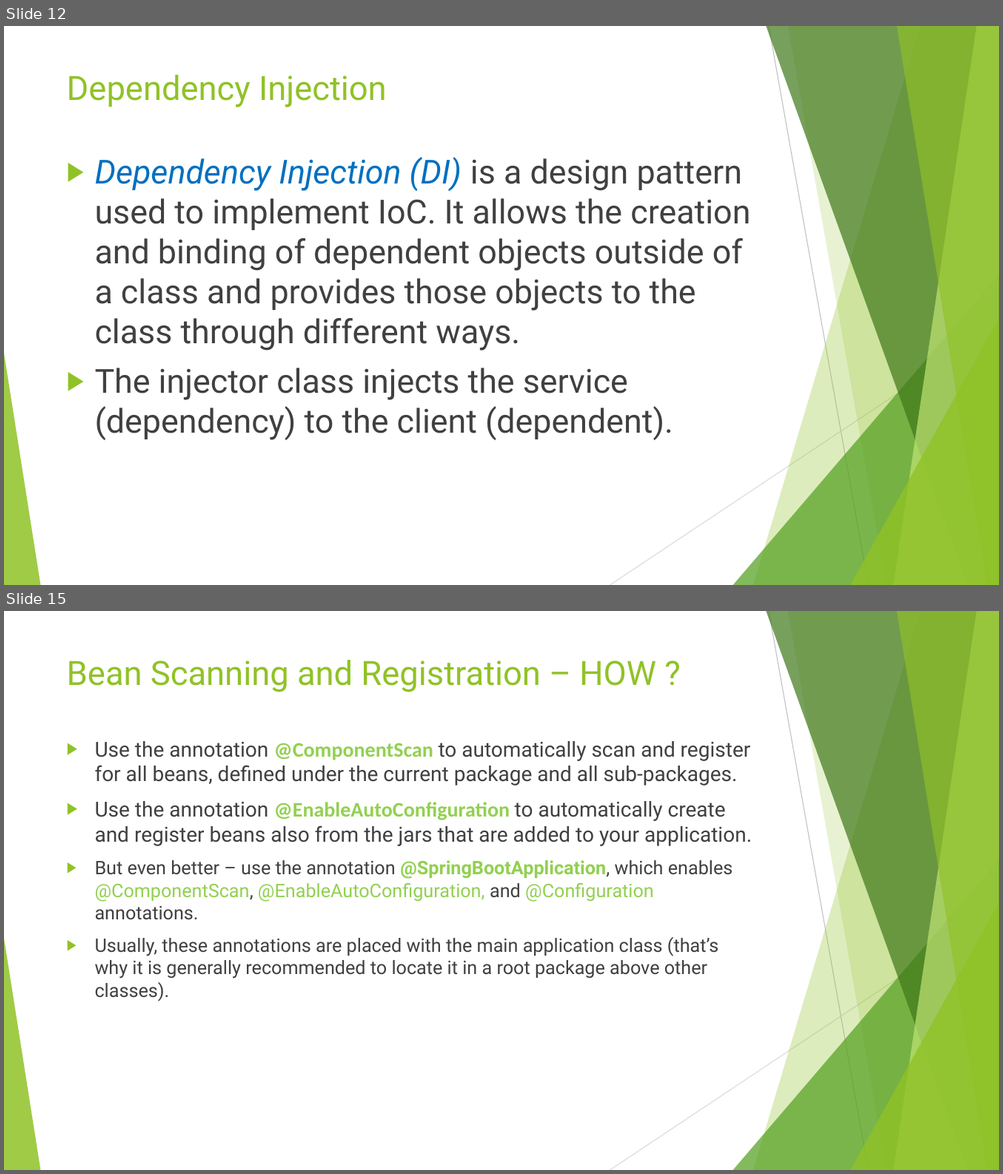
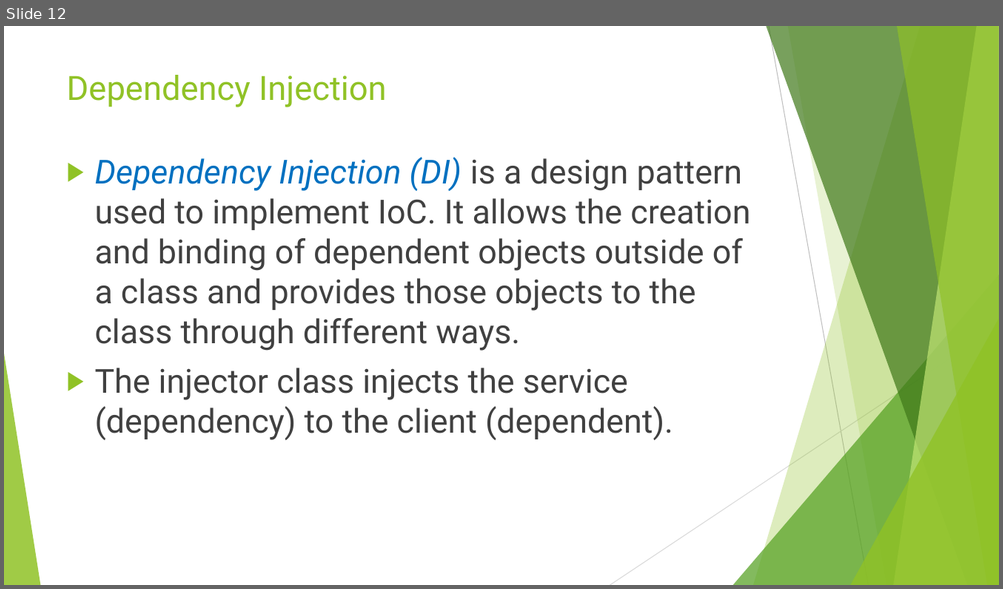
Before and after one commit to idanshal/sb-todo-app-tdp, a slide deck: course_data/presentations/practical_spring_boot_for_tdp.pptx. Shown one above the other, each under a label of ours: slides 12 and 15 before the commit, slide 12 after it; the slides between them are not shown. The pictures are 1003x1174 and 1003x589 pixels, drawn with LibreOffice and Linux fonts; fonts in the diff are those of the drawing. Boxes give left, top, right and bottom in pixels: in the first picture for what was removed or moved away, otherwise in the second. Text is boxed around its words. In the diff, an @@ line names an element or a change of style, - is before the commit and + after.

```diff
--- a/course_data/presentations/practical_spring_boot_for_tdp.pptx
+++ b/course_data/presentations/practical_spring_boot_for_tdp.pptx
@@ slide 15 removed at [4, 611, 999, 1170], background #FFFFFF; not listed: 10 template elements that a slide beside it also shows @@
@@ title removed at [67, 660, 656, 692] @@
-Bean Scanning and Registration – HOW ?
@@ text removed at [95, 741, 751, 1002] @@
-▶ Use the annotation @ComponentScan to automatically scan and register for all beans, defined under the current package and all sub-packages.
-▶ Use the annotation @EnableAutoConfiguration to automatically create and register beans also from the jars that are added to your application.
-▶ But even better – use the annotation @SpringBootApplication, which enables @ComponentScan, @EnableAutoConfiguration, and @Configuration annotations.
-▶ Usually, these annotations are placed with the main application class (that’s why it is generally recommended to locate it in a root package above other classes).
```
Also in this commit, not shown: 2 slides changed, 1 slide added, 3 other slides removed, 6 other files.
